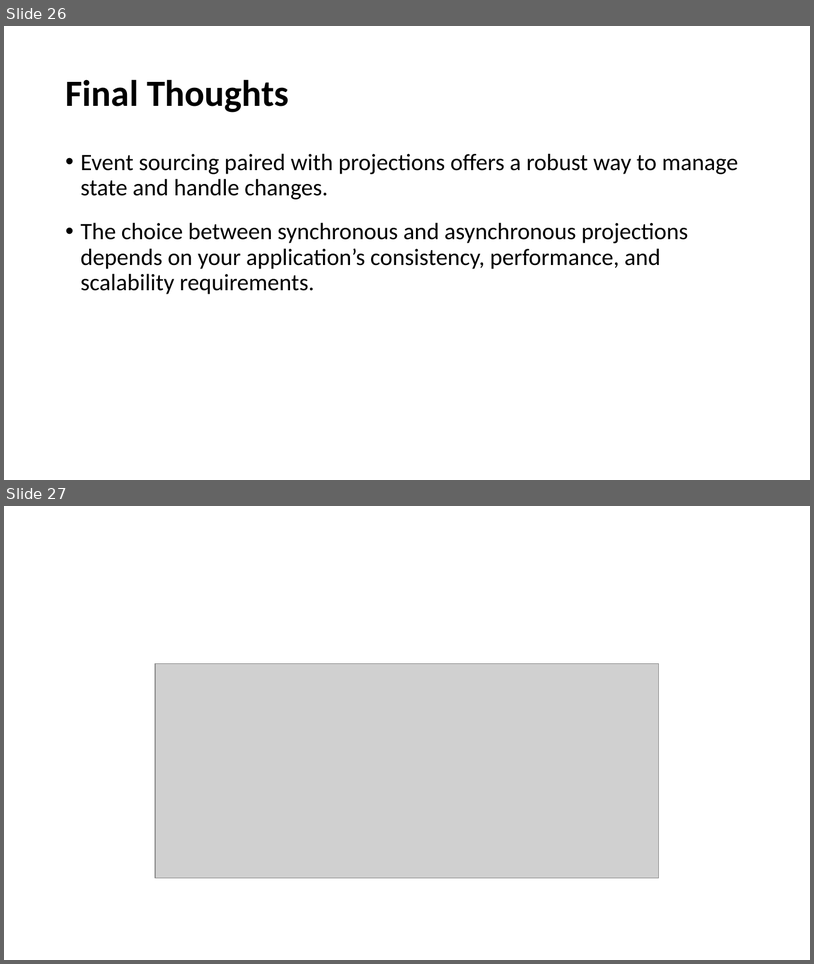
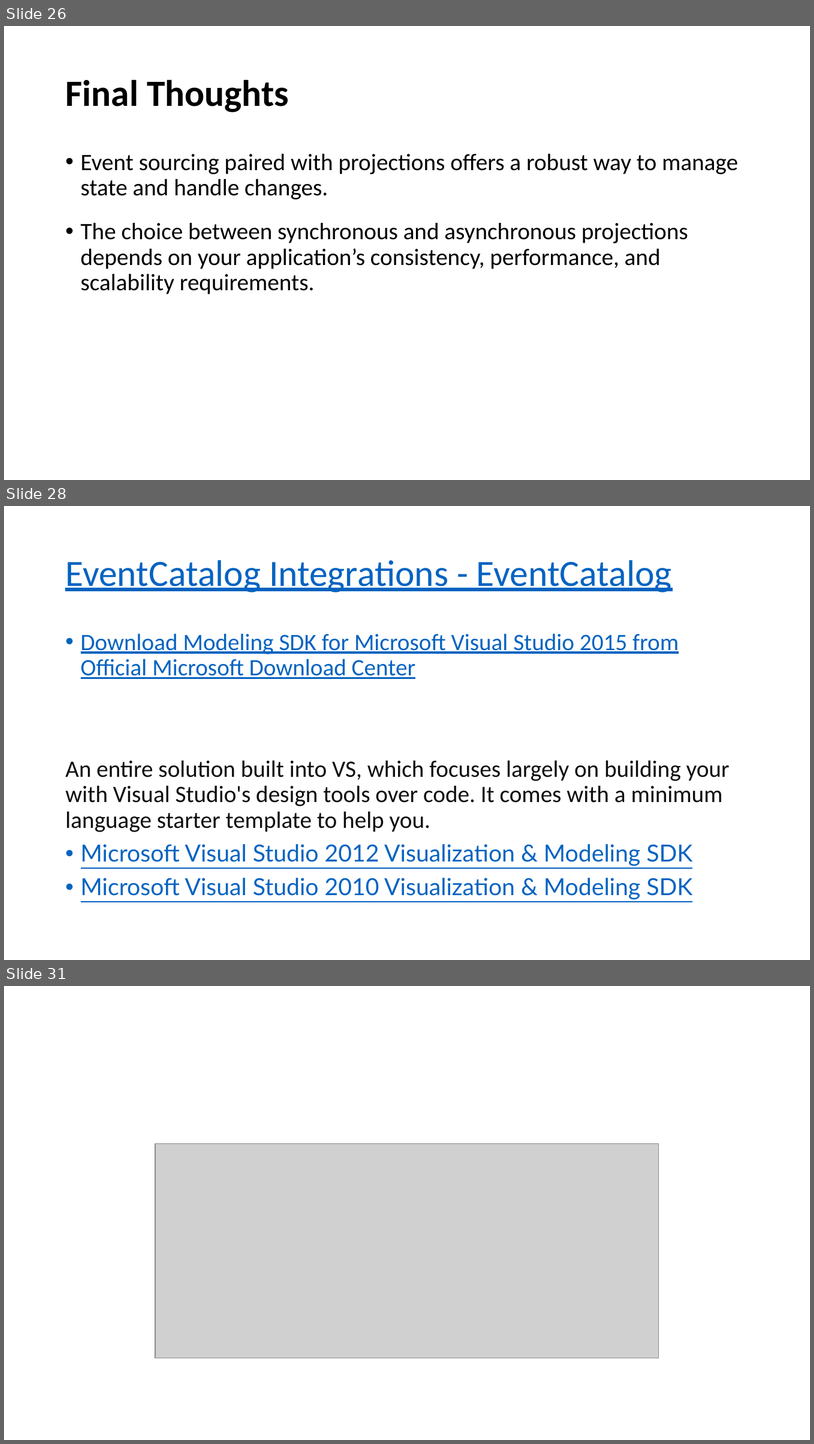
Before and after one commit to Opzet/EventDrivenArchitecture, a slide deck: Event Sourcing (EDA).pptx. Shown one above the other, each under a label of ours: slides 26 and 27 before the commit, slides 26, 28 and 31 after it; the slides between them are not shown. The pictures are 814x964 and 814x1444 pixels, drawn with LibreOffice and Linux fonts; fonts in the diff are those of the drawing; grey boxes stand for pictures. Boxes give left, top, right and bottom in pixels: in the first picture for what was removed or moved away, otherwise in the second. Text is boxed around its words. In the diff, an @@ line names an element or a change of style, - is before the commit and + after.

```diff
--- a/Event Sourcing (EDA).pptx
+++ b/Event Sourcing (EDA).pptx
@@ slide 28 added at <box>4,506,810,960</box>, background #FFFFFF @@
@@ title added at <box>65,560,672,592</box>, 44 pt, text #0563C1, underline @@
+EventCatalog Integrations - EventCatalog
@@ text added at <box>65,633,730,899</box>, 28 pt, text #0563C1, underline @@
+• Download Modeling SDK for Microsoft Visual Studio 2015 from Official Microsoft Download Center
+An entire solution built into VS, which focuses largely on building your with Visual Studio's design tools over code. It comes with a minimum language starter template to help you.
+• Microsoft Visual Studio 2012 Visualization & Modeling SDK
+• Microsoft Visual Studio 2010 Visualization & Modeling SDK
@@ what was slide 27 is now slide 31 @@
```
Also in this commit, not shown: 3 other slides added.
